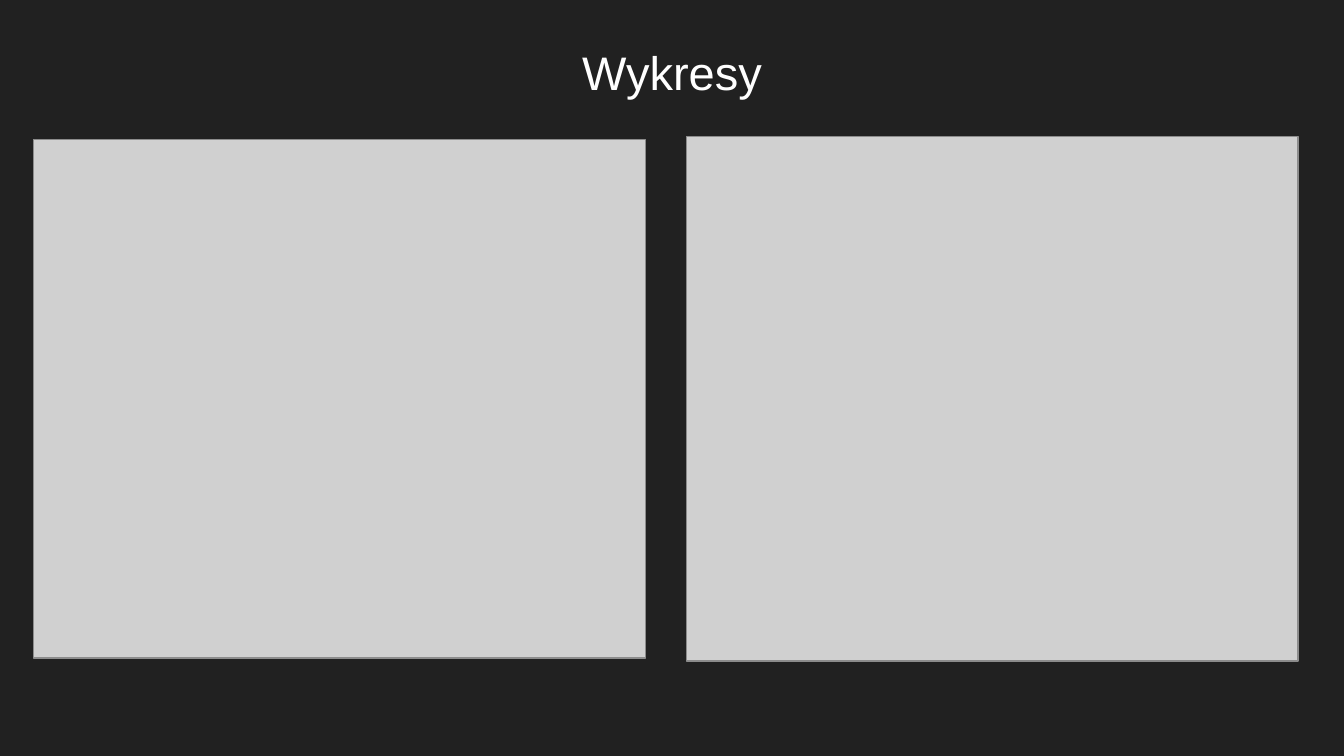
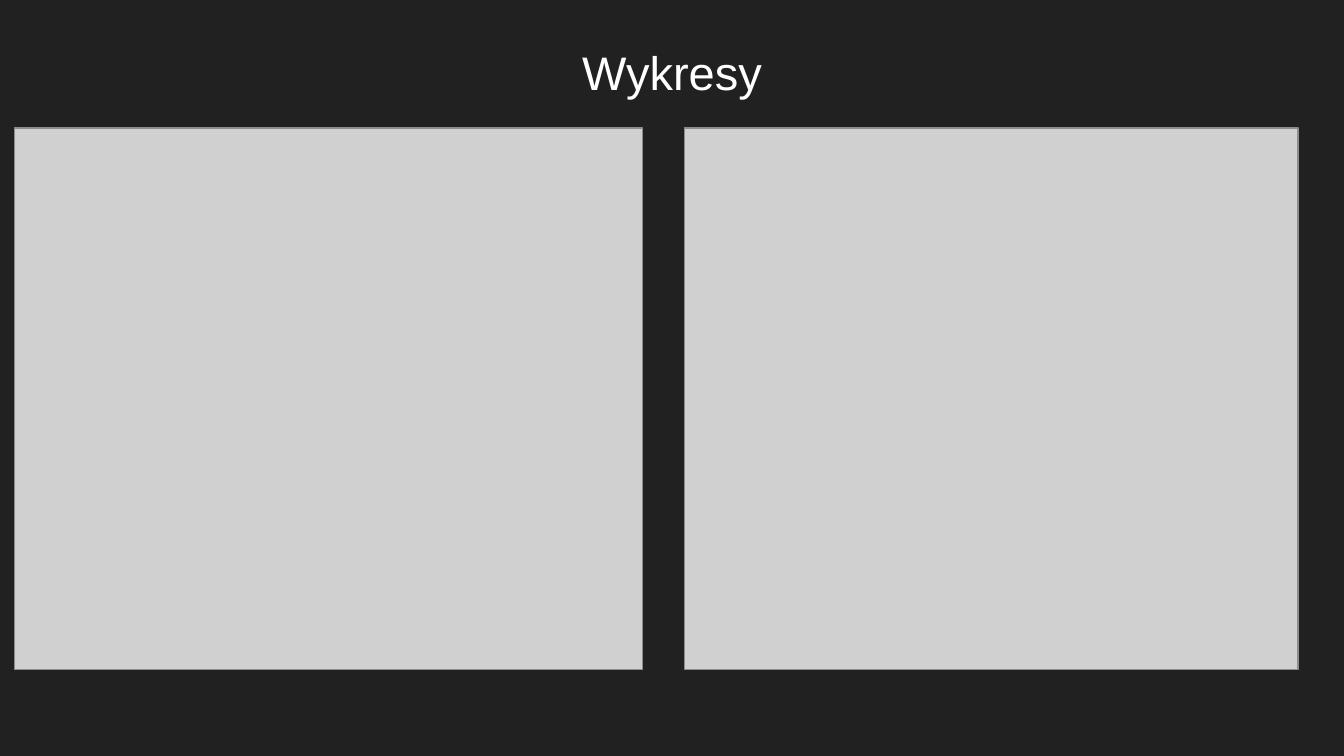
Before and after one commit to IgnacyZywalewski/ProjektMatlab, a slide deck: slide 5 of Pole elektryczne wokół naładowanego koła2.pptx. Drawn at 1344x756 pixels with LibreOffice and Linux fonts; fonts in the diff are those of the drawing; grey boxes stand for pictures. Boxes give left, top, right and bottom in pixels: in the first picture for what was removed or moved away, otherwise in the second. Text is boxed around its words. In the diff, an @@ line names an element or a change of style, - is before the commit and + after.

```diff
--- a/Pole elektryczne wokół naładowanego koła2.pptx
+++ b/Pole elektryczne wokół naładowanego koła2.pptx
@@ picture: place and size @@
-picture at bbox=[34, 140, 645, 659]
+picture at bbox=[15, 128, 642, 669]
@@ picture: place and size @@
-picture at bbox=[687, 136, 1298, 660]
+picture at bbox=[684, 128, 1298, 669]
```
Also in this commit, not shown: 5 other slides changed.
